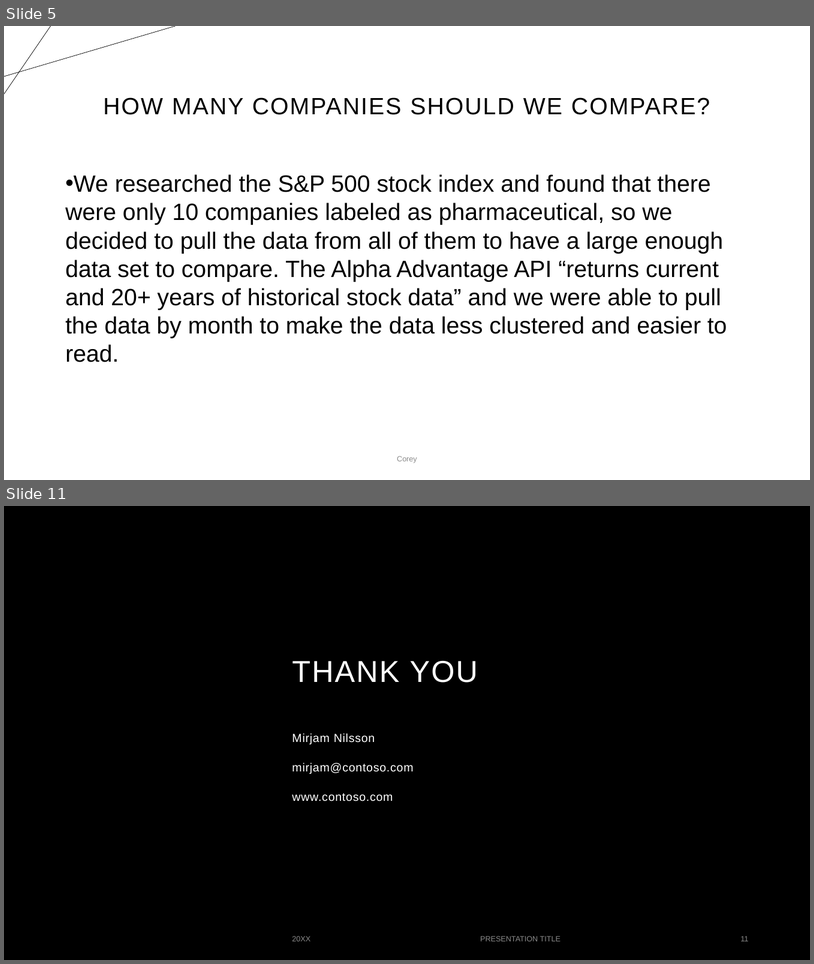
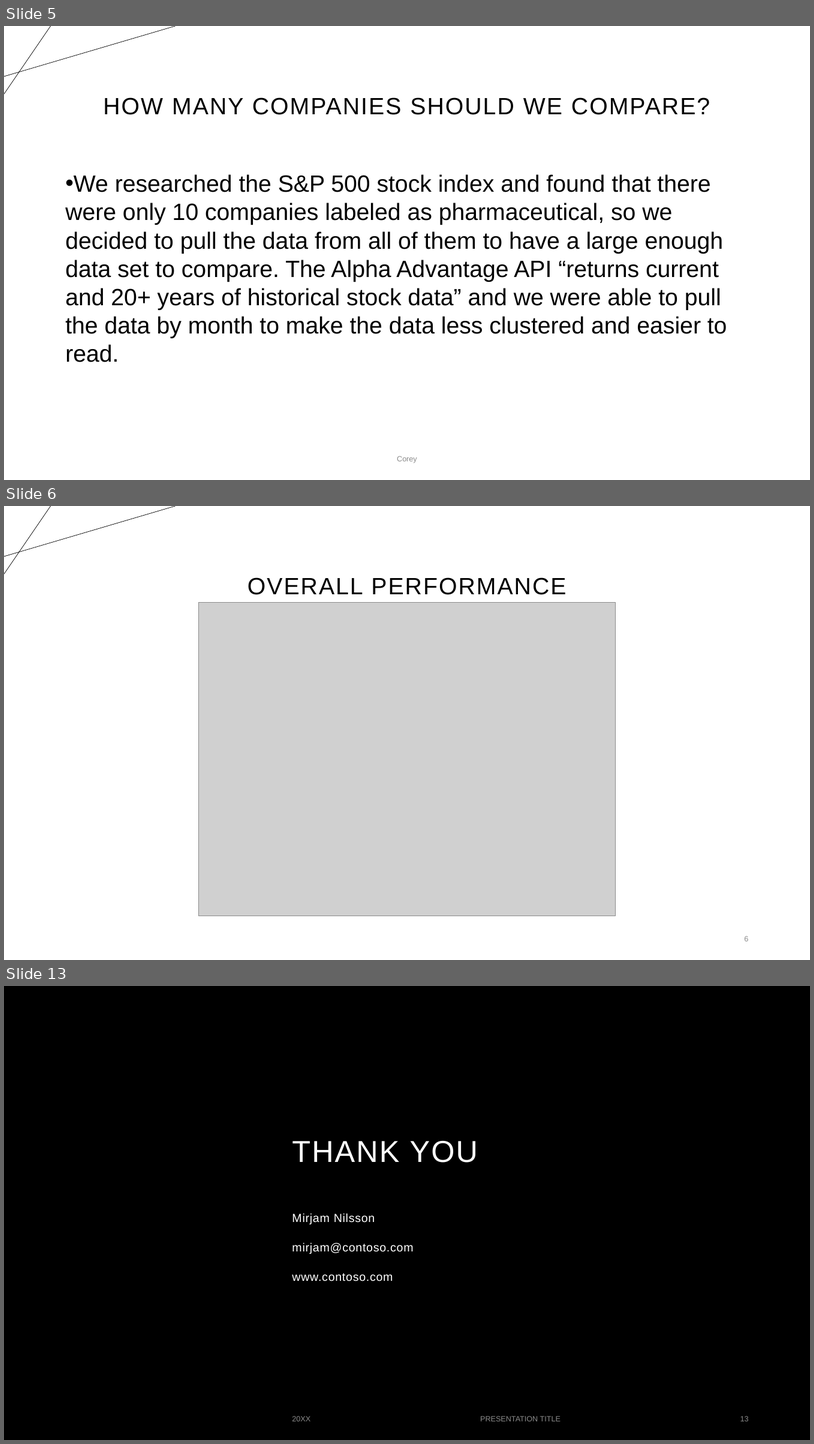
Before and after one commit to proctorsjackson/group_3_project_1, a slide deck: Powerpoint_Final.pptx. Shown one above the other, each under a label of ours: slides 5 and 11 before the commit, slides 5, 6 and 13 after it; the slides between them are not shown. The pictures are 814x964 and 814x1444 pixels, drawn with LibreOffice and Linux fonts; fonts in the diff are those of the drawing; grey boxes stand for pictures; background and template pictures are left out. Boxes give left, top, right and bottom in pixels: in the first picture for what was removed or moved away, otherwise in the second. Text is boxed around its words. In the diff, an @@ line names an element or a change of style, - is before the commit and + after.

```diff
--- a/Powerpoint_Final.pptx
+++ b/Powerpoint_Final.pptx
@@ slide 6 added at (x1=4, y1=506, x2=810, y2=960), background #FFFFFF; not listed: 2 template elements that a slide beside it also shows @@
@@ title added at (x1=248, y1=577, x2=566, y2=595), 28 pt, text #000000 @@
+OVERALL PERFORMANCE
@@ picture added at (x1=199, y1=603, x2=616, y2=916) @@
@@ page number added at (x1=744, y1=936, x2=749, y2=941), 9 pt, text #8C8C8C @@
+6
@@ what was slide 11 is now slide 13 @@
@@ page number at (x1=741, y1=1416, x2=749, y2=1421): text changed @@
-11
+13
```
Also in this commit, not shown: 4 slides changed, 2 other slides added, 1 slide removed, 1 other file.
